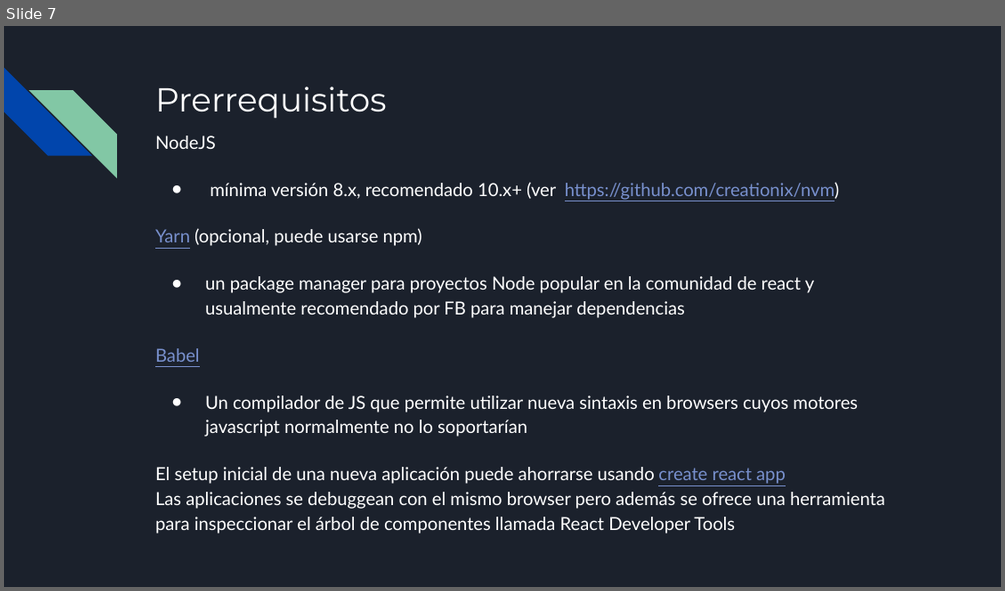
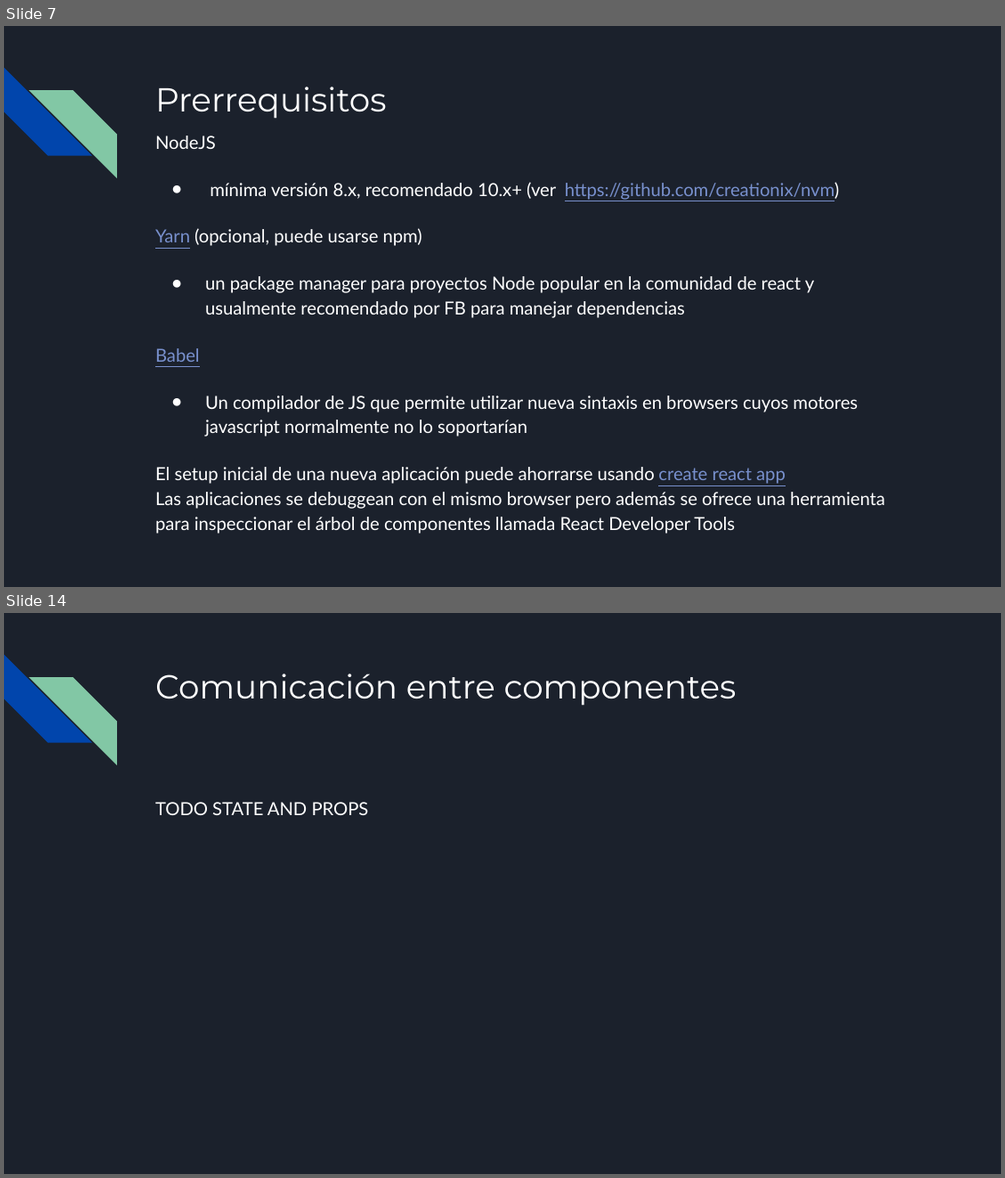
Before and after one commit to francisco-pinchentti/react-basics, a slide deck: docs/React I.odp. Shown one above the other, each under a label of ours: slide 7 before the commit, slides 7 and 14 after it; the slides between them are not shown. The pictures are 1005x591 and 1005x1178 pixels, drawn with LibreOffice and Linux fonts; fonts in the diff are those of the drawing. Boxes give left, top, right and bottom in pixels: in the first picture for what was removed or moved away, otherwise in the second. Text is boxed around its words. In the diff, an @@ line names an element or a change of style, - is before the commit and + after.

```diff
--- a/docs/React I.odp
+++ b/docs/React I.odp
@@ slide 14 added at box(4, 613, 1001, 1174), background #1B212C; not listed: 2 template elements that a slide beside it also shows @@
@@ title added at box(155, 674, 736, 706), 24 pt, text #FFFFFF @@
+Comunicación entre componentes
@@ text added at box(155, 802, 369, 815), 13 pt, text #FFFFFF @@
+TODO STATE AND PROPS
```
Also in this commit, not shown: 6 slides changed, 4 other slides added, 1 slide removed, 10 other files.
